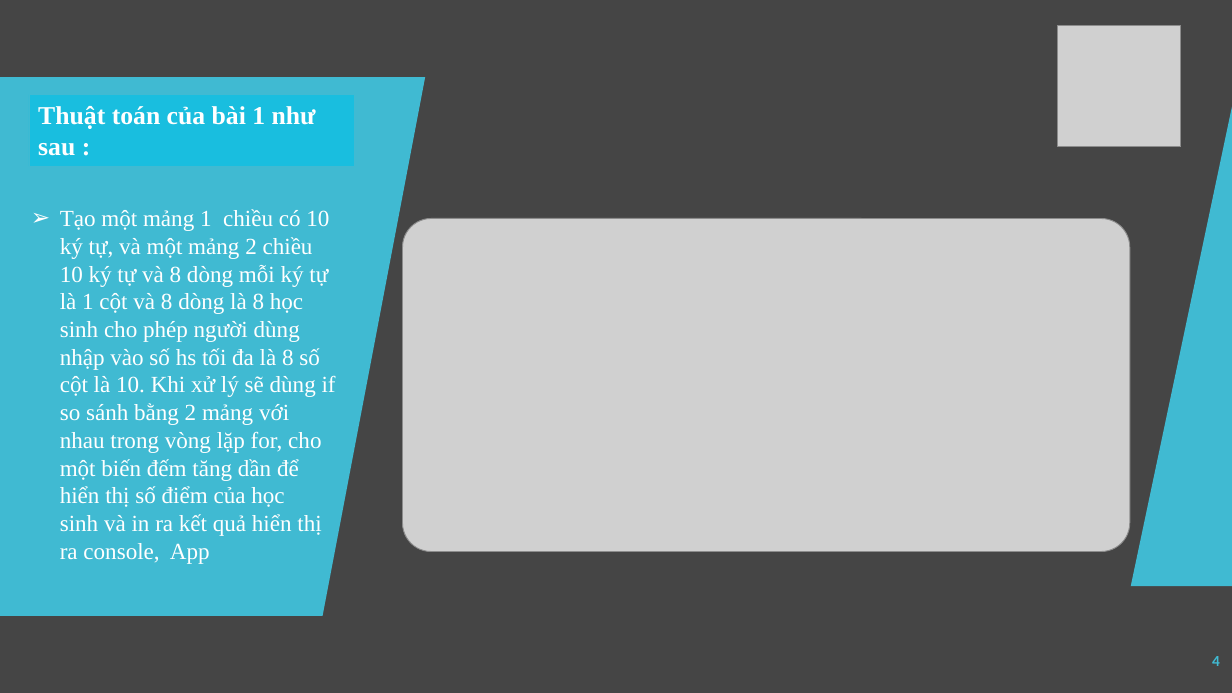
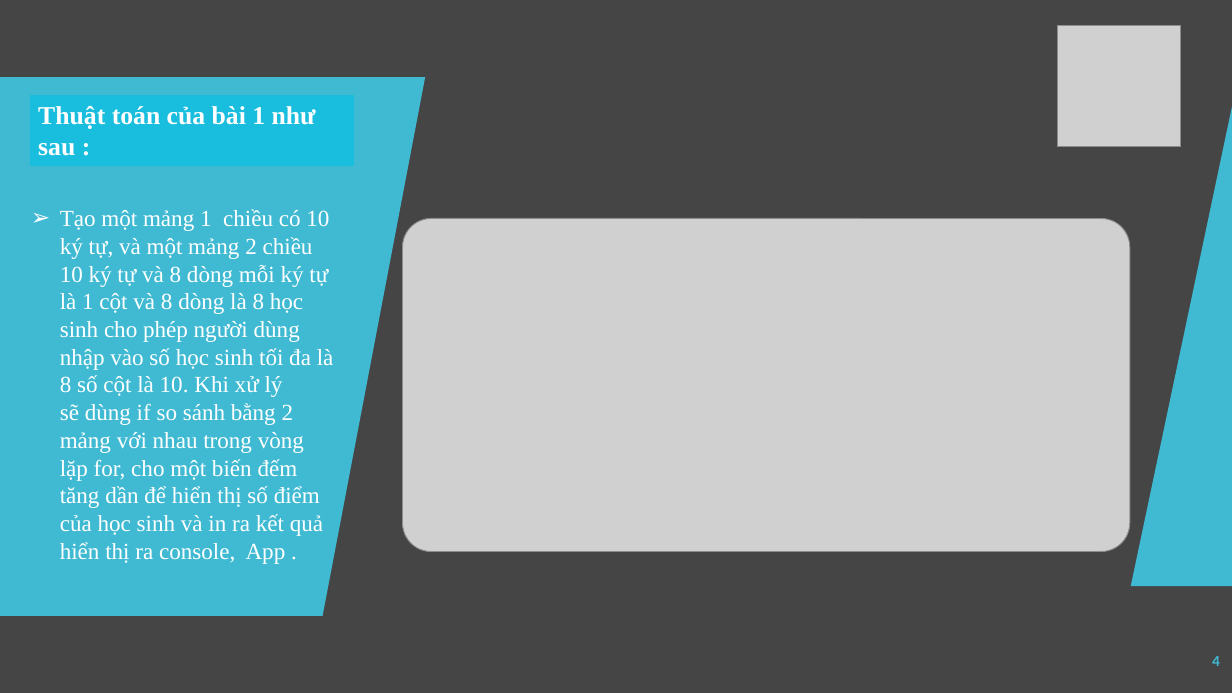
Before and after one commit to tuongclearlove7/OopJava_Nhom6, a slide deck: slide 4 of Nhóm 6.pptx. Drawn at 1232x693 pixels with LibreOffice and Linux fonts; fonts in the diff are those of the drawing; grey boxes stand for pictures. Boxes give left, top, right and bottom in pixels: in the first picture for what was removed or moved away, otherwise in the second. Text is boxed around its words. In the diff, an @@ line names an element or a change of style, - is before the commit and + after.

Commit message:
update
commit -m"update"

```diff
--- a/Nhóm 6.pptx
+++ b/Nhóm 6.pptx
@@ text at (x1=60, y1=209, x2=334, y2=564): text changed @@
-➢ Tạo một mảng 1 chiều có 10 ký tự, và một mảng 2 chiều 10 ký tự và 8 dòng mỗi ký tự là 1 cột và 8 dòng là 8 học sinh cho phép người dùng nhập vào số hs tối đa là 8 số cột là 10. Khi xử lý sẽ dùng if so sánh bằng 2 mảng với nhau trong vòng lặp for, cho một biến đếm tăng dần để hiển thị số điểm của học sinh và in ra kết quả hiển thị ra console, App
+➢ Tạo một mảng 1 chiều có 10 ký tự, và một mảng 2 chiều 10 ký tự và 8 dòng mỗi ký tự là 1 cột và 8 dòng là 8 học sinh cho phép người dùng nhập vào số học sinh tối đa là 8 số cột là 10. Khi xử lý sẽ dùng if so sánh bằng 2 mảng với nhau trong vòng lặp for, cho một biến đếm tăng dần để hiển thị số điểm của học sinh và in ra kết quả hiển thị ra console, App .
```
Also in this commit, not shown: 6 other slides changed.
